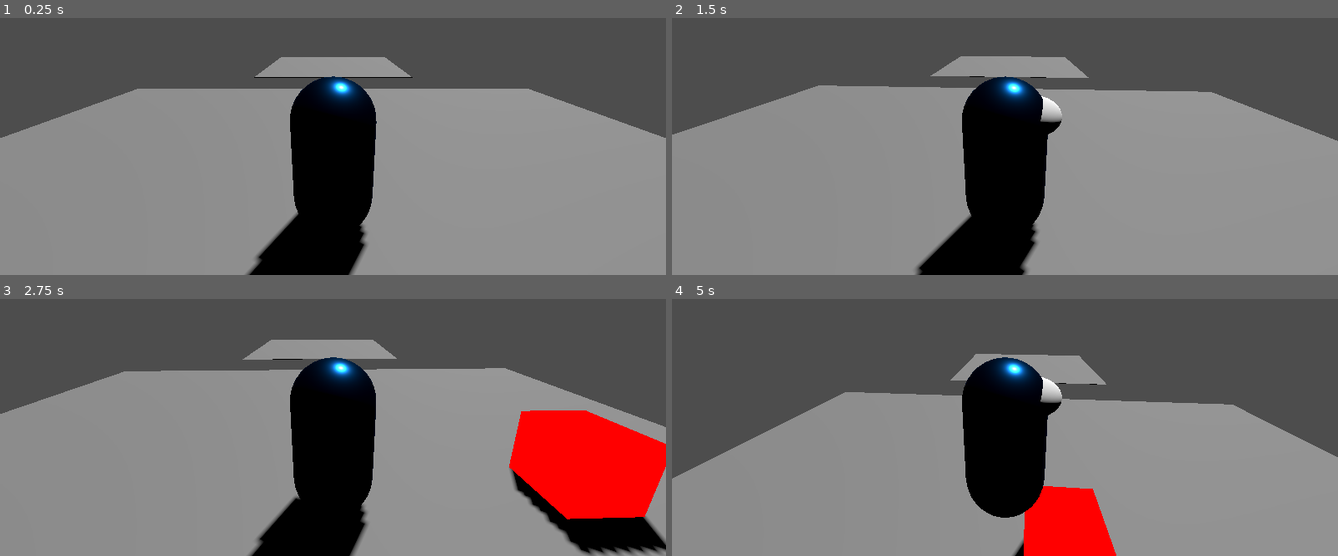
Above: before the commit, frames 1-4 (two rows, left to right).
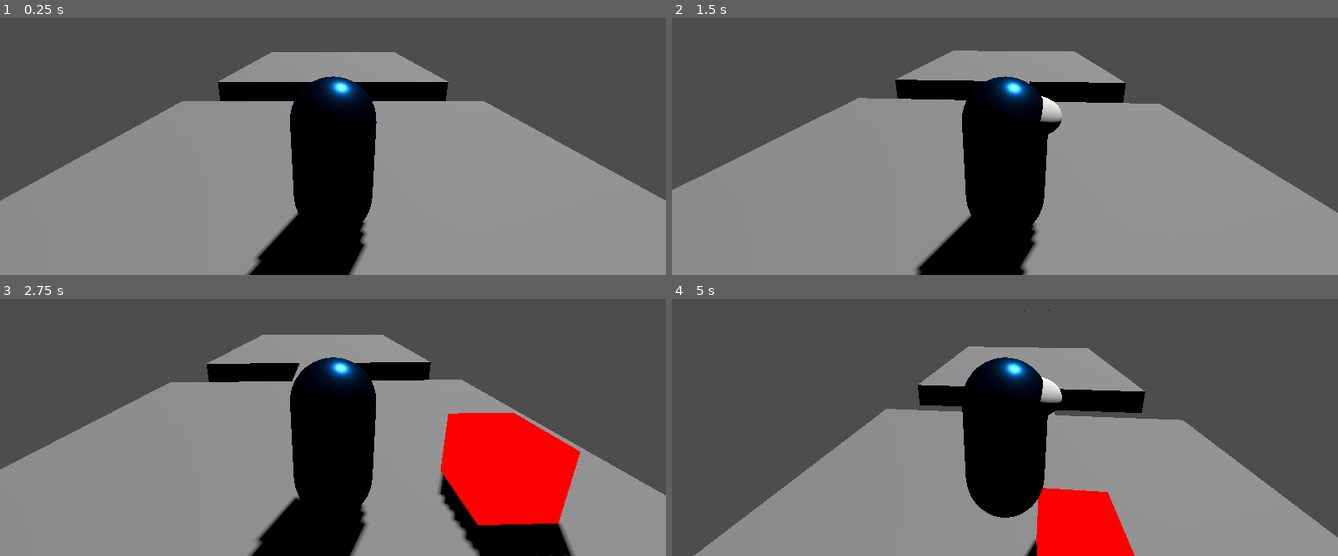
Above: after the commit, the same moments.

Repository: ArmanAmeri/3d-intro
Game: Godot game, scene res://Scenes/main.tscn
Same seed, same stepped clock (60 frames per second), same inputs: the game is played once before the commit and once after it.
Inputs (mouse positions are in pixels of both pictures, inside the frame that each line leads up to):
- Up to frame 1 (0.25 s): no input
- Up to frame 2 (1.5 s): tap Enter (ui_accept) at 0.5, 0.77 s; move the mouse to (1038, 87) at 0.52 s; tap A (a) at 0.6 s; tap D (d) at 0.8, 1.35 s; move the mouse to (971, 89) at 1.27 s
- Up to frame 3 (2.75 s): tap Enter (ui_accept) at 1.52 s; tap S (s) at 1.55, 2.1 s; move the mouse to (346, 363) at 2.02 s; tap W (w) at 2.3 s
- Up to frame 4 (5 s): move the mouse to (998, 376) at 2.77 s; tap W (w) at 2.85 s; tap Enter (ui_accept) at 3.02, 3.77, 4.52 s; click (998, 376) at 3.05 s; move the mouse to (1051, 373) at 3.52 s; click (1051, 373) at 3.6 s; tap A (a) at 3.8, 4.35 s; move the mouse to (951, 365) at 4.27 s; tap D (d) at 4.55 s

The runs differ from the first frame. In frame 1, 13% of the frame differs, in the area x 0-100%, y 13-94%; in frame 2, 13%; in frame 3, 25%, in the area x 0-100%, y 13-100%; in frame 4, 18%.

Commit message:
bullet added

Diff:
--- a/Scenes/anemy.tscn
+++ b/Scenes/anemy.tscn
@@ -33,4 +33,7 @@
 [node name="CollisionShape3D" type="CollisionShape3D" parent="HurtBox"]
 shape = SubResource("SphereShape3D_rrl81")
 
+[node name="Timers" type="Node" parent="."]
+
 [connection signal="body_entered" from="HurtBox" to="." method="_on_hurt_box_body_entered"]
+[connection signal="body_exited" from="HurtBox" to="." method="_on_hurt_box_body_exited"]
--- /dev/null
+++ b/Scenes/bullet.tscn
@@ -0,0 +1,23 @@
+[gd_scene load_steps=3 format=3 uid="uid://dah10fs4pegkv"]
+
+[ext_resource type="Script" path="res://Scripts/projectile_basic.gd" id="1_8so0n"]
+
+[sub_resource type="CylinderMesh" id="CylinderMesh_j3ily"]
+top_radius = 0.0
+bottom_radius = 0.1
+height = 1.0
+
+[node name="Bullet" type="RayCast3D"]
+top_level = true
+script = ExtResource("1_8so0n")
+
+[node name="MeshInstance3D" type="MeshInstance3D" parent="."]
+transform = Transform3D(1, 0, 0, 0, -4.37114e-08, 1, 0, -1, -4.37114e-08, 0, 0, 0)
+mesh = SubResource("CylinderMesh_j3ily")
+
+[node name="Timer" type="Timer" parent="."]
+wait_time = 30.0
+one_shot = true
+autostart = true
+
+[connection signal="timeout" from="Timer" to="." method="cleanup"]
--- a/Scenes/main.tscn
+++ b/Scenes/main.tscn
@@ -1,17 +1,11 @@
-[gd_scene load_steps=7 format=3 uid="uid://dihy6wuibgplv"]
+[gd_scene load_steps=4 format=3 uid="uid://dihy6wuibgplv"]
 
 [ext_resource type="PackedScene" uid="uid://buce3731mh8jo" path="res://Scenes/player.tscn" id="1_al1kw"]
 [ext_resource type="PackedScene" uid="uid://diiu8sy85tg4f" path="res://Scenes/anemy.tscn" id="2_fnvca"]
 
-[sub_resource type="NavigationMesh" id="NavigationMesh_mga1x"]
-vertices = PackedVector3Array(-5.16, 6.09, -5.16, -5.16, 6.09, 5.09, 5.09, 6.09, 5.09, 5.09, 6.09, -5.16)
-polygons = [PackedInt32Array(3, 2, 0), PackedInt32Array(0, 2, 1)]
-
-[sub_resource type="PhysicsMaterial" id="PhysicsMaterial_lbw7s"]
-
-[sub_resource type="BoxShape3D" id="BoxShape3D_navyd"]
-
-[sub_resource type="BoxMesh" id="BoxMesh_2w15n"]
+[sub_resource type="NavigationMesh" id="NavigationMesh_ddp6h"]
+vertices = PackedVector3Array(-0.5, 0.5, -6.34985, 0.5, 0.5, -6.34985, 0.75, 0.5, -8.09985, -0.75, 0.5, -8.09985, 4.5, 0.5, -17.0999, -4.5, 0.5, -17.0999, 4.5, 0.5, -8.09985, -4.5, 0.5, -8.09985, -0.75, 0.5, -4.59985, 0.75, 0.5, -4.59985, -4.5, 0.5, 4.40015, 4.5, 0.5, 4.40015, -4.5, 0.5, -4.59985, 4.5, 0.5, -4.59985)
+polygons = [PackedInt32Array(0, 3, 1), PackedInt32Array(1, 3, 2), PackedInt32Array(3, 5, 2), PackedInt32Array(2, 5, 4), PackedInt32Array(4, 6, 2), PackedInt32Array(3, 7, 5), PackedInt32Array(1, 9, 0), PackedInt32Array(0, 9, 8), PackedInt32Array(9, 11, 8), PackedInt32Array(8, 11, 10), PackedInt32Array(10, 12, 8), PackedInt32Array(9, 13, 11)]
 
 [node name="Main" type="Node3D"]
 
@@ -25,24 +19,19 @@
 transform = Transform3D(1, 0, 0, 0, 1, 0, 0, 0, 1, 5.31773, 17.0879, 0)
 
 [node name="NavigationRegion3D" type="NavigationRegion3D" parent="."]
-transform = Transform3D(15.23, 0, 0, 0, -0.02, 0, 0, 0, 12.94, 0, 0, 0)
-navigation_mesh = SubResource("NavigationMesh_mga1x")
+navigation_mesh = SubResource("NavigationMesh_ddp6h")
 
-[node name="StaticBody3D" type="StaticBody3D" parent="NavigationRegion3D"]
-physics_material_override = SubResource("PhysicsMaterial_lbw7s")
+[node name="CSGBox3D" type="CSGBox3D" parent="NavigationRegion3D"]
+transform = Transform3D(1, 0, 0, 0, 1, 0, 0, 0, 1, 0, -0.5, 0)
+use_collision = true
+size = Vector3(10, 1, 10)
 
-[node name="CollisionShape3D" type="CollisionShape3D" parent="NavigationRegion3D/StaticBody3D"]
-shape = SubResource("BoxShape3D_navyd")
+[node name="CSGBox3D3" type="CSGBox3D" parent="NavigationRegion3D"]
+transform = Transform3D(1, 0, 0, 0, 1, 0, 0, 0, 1, 0.0186768, -0.5, -6.24851)
+use_collision = true
+size = Vector3(1.83521, 1, 2.75198)
 
-[node name="MeshInstance3D" type="MeshInstance3D" parent="NavigationRegion3D/StaticBody3D"]
-mesh = SubResource("BoxMesh_2w15n")
-
-[node name="StaticBody3D" type="StaticBody3D" parent="NavigationRegion3D/StaticBody3D"]
-transform = Transform3D(0.485, 0, 0, 0, 0.485, 0, 0, 0, 0.485, 0, 0, -0.893628)
-physics_material_override = SubResource("PhysicsMaterial_lbw7s")
-
-[node name="CollisionShape3D" type="CollisionShape3D" parent="NavigationRegion3D/StaticBody3D/StaticBody3D"]
-shape = SubResource("BoxShape3D_navyd")
-
-[node name="MeshInstance3D" type="MeshInstance3D" parent="NavigationRegion3D/StaticBody3D/StaticBody3D"]
-mesh = SubResource("BoxMesh_2w15n")
+[node name="CSGBox3D2" type="CSGBox3D" parent="NavigationRegion3D"]
+transform = Transform3D(1, 0, 0, 0, 1, 0, 0, 0, 1, 0, -0.5, -12.5999)
+use_collision = true
+size = Vector3(10, 1, 10)
--- a/Scenes/player.tscn
+++ b/Scenes/player.tscn
@@ -1,7 +1,8 @@
-[gd_scene load_steps=8 format=3 uid="uid://buce3731mh8jo"]
+[gd_scene load_steps=9 format=3 uid="uid://buce3731mh8jo"]
 
 [ext_resource type="Script" path="res://Scripts/player.gd" id="1_jihlc"]
 [ext_resource type="Script" path="res://Scripts/playerbody.gd" id="2_vo0h2"]
+[ext_resource type="Script" path="res://Scripts/gun.gd" id="3_lhty6"]
 
 [sub_resource type="CapsuleShape3D" id="CapsuleShape3D_yu7ey"]
 
@@ -31,8 +32,15 @@
 
 [node name="PitchPivot" type="Node3D" parent="TwistPivot"]
 
-[node name="Camera3D" type="Camera3D" parent="TwistPivot/PitchPivot"]
+[node name="ThirdPersonCamera" type="Camera3D" parent="TwistPivot/PitchPivot"]
 transform = Transform3D(1, 0, 0, 0, 0.961459, 0.274949, 0, -0.274949, 0.961459, -0.00217092, 1.63495, 2.65094)
+
+[node name="Gun" type="Node3D" parent="TwistPivot/PitchPivot/ThirdPersonCamera"]
+transform = Transform3D(1, 0, 0, 0, 0.961459, -0.274949, 0, 0.274949, 0.961459, 0.00217092, -0.843064, -2.9983)
+script = ExtResource("3_lhty6")
+
+[node name="Timer" type="Timer" parent="TwistPivot/PitchPivot/ThirdPersonCamera/Gun"]
+one_shot = true
 
 [node name="Body" type="Node3D" parent="."]
 script = ExtResource("2_vo0h2")
--- a/Scripts/anemy.gd
+++ b/Scripts/anemy.gd
@@ -5,18 +5,10 @@
 
 var damage: int = 25
 var speed: int = 2
-var player_in_hurt_box: bool = false
-var damage_timer: Timer = null
 var nav_ready: bool = false
+var hurtbox_colliding: bool = false
 
 func _ready() -> void:
-	damage_timer = Timer.new()
-	add_child(damage_timer)
-
-	damage_timer.wait_time = 1.0
-	damage_timer.one_shot = false
-	damage_timer.timeout.connect(_on_damage_timer_timeout)
-
 	await get_tree().process_frame
 	nav_ready = true
 
@@ -26,22 +18,16 @@
 
 	if is_instance_valid(player) and nav_ready:
 		nav.target_position = player.global_position
-
 		if not nav.is_navigation_finished():
 			var next_pos = nav.get_next_path_position()
-			var dir = Vector3(
-				next_pos.x - global_position.x,
-				0,
-				next_pos.z - global_position.z
-			).normalized()
-
+			var dir = Vector3(next_pos.x - global_position.x, 0, next_pos.z - global_position.z).normalized()
 			velocity.x = dir.x * speed
 			velocity.z = dir.z * speed
 		else:
 			velocity.x = 0
 			velocity.z = 0
 	else:
-		if !is_instance_valid(player):
+		if not is_instance_valid(player):
 			player = get_tree().get_first_node_in_group("player")
 		velocity.x = 0
 		velocity.z = 0
@@ -49,16 +35,12 @@
 	move_and_slide()
 
 func _on_hurt_box_body_entered(body: Node3D) -> void:
+	hurtbox_colliding = true
 	if body.is_in_group("player") and body.has_method("take_damage"):
-		player_in_hurt_box = true
-		body.take_damage(damage)
-		damage_timer.start()
+		while hurtbox_colliding:
+			body.take_damage(damage)
+			await get_tree().create_timer(1).timeout
+			continue
 
-func _on_hurt_box_body_exited(body: Node3D) -> void:
-	if body.is_in_group("player"):
-		player_in_hurt_box = false
-		damage_timer.stop()
-
-func _on_damage_timer_timeout() -> void:
-	if player_in_hurt_box and is_instance_valid(player) and player.has_method("take_damage"):
-		player.take_damage(damage)
+func _on_hurt_box_body_exited(_body: Node3D) -> void:
+	hurtbox_colliding = false
--- /dev/null
+++ b/Scripts/gun.gd
@@ -0,0 +1,14 @@
+extends Node3D
+
+const BULLET = preload("res://Scenes/bullet.tscn")
+
+@onready var timer: Timer = $Timer
+
+
+func _physics_process(delta: float) -> void:
+	if timer.is_stopped():
+		if Input.is_action_just_pressed("shoot"):
+			timer.start(0.1)
+			var projectile = BULLET.instantiate()
+			add_child(projectile)
+			projectile.global_transform = global_transform
--- a/Scripts/player.gd
+++ b/Scripts/player.gd
@@ -71,7 +71,7 @@
 	print(amount, " damage taken")
 	hp -= amount
 
-	emit_signal("hurt")
+	hurt.emit()
 
 	if hp <= 0:
 		die()
--- /dev/null
+++ b/Scripts/projectile_basic.gd
@@ -0,0 +1,18 @@
+extends RayCast3D
+
+@export var speed : float = 50.0
+
+
+func _physics_process(delta: float) -> void:
+	position += global_basis * Vector3.FORWARD * speed * delta
+	target_position = Vector3.FORWARD * speed * delta
+	force_raycast_update()
+
+	var collider = get_collider()
+	if is_colliding():
+		global_position = get_collision_point()
+		set_physics_process(false)
+
+
+func cleanup() ->void:
+	queue_free()
--- a/project.godot
+++ b/project.godot
@@ -55,6 +55,11 @@
 "events": [Object(InputEventKey,"resource_local_to_scene":false,"resource_name":"","device":-1,"window_id":0,"alt_press …(192 unchanged characters)…
 ]
 }
+shoot={
+"deadzone": 0.5,
+"events": [Object(InputEventMouseButton,"resource_local_to_scene":false,"resource_name":"","device":-1,"window_id":0,"alt_pressed":false,"shift_pressed":false,"ctrl_pressed":false,"meta_pressed":false,"button_mask":1,"position":Vector2(673, 42),"global_position":Vector2(692, 133),"factor":1.0,"button_index":1,"canceled":false,"pressed":true,"double_click":false,"script":null)
+]
+}
 
 [rendering]
 
